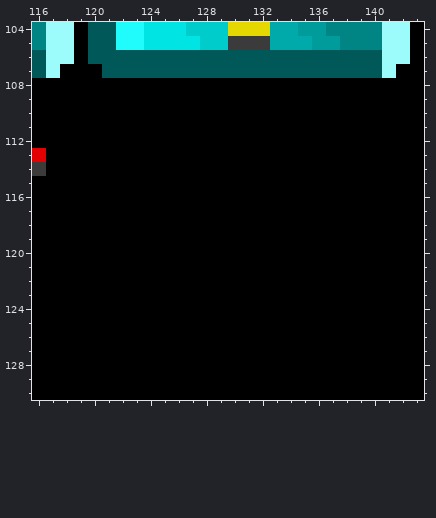
One commit to this pixel-art file: assets/IMAGE.aseprite. That is the earlier state.
320x200 pixels, 1 frame. Colours within 5 levels of each other are drawn and written as one. Shown: x 116..143, y 104..130.
Once edited:
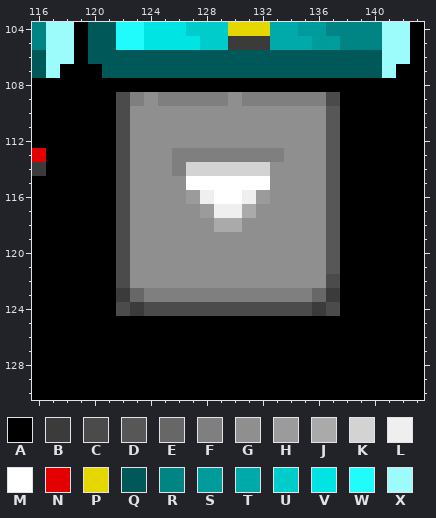
Palette (. is transparent): A #000000  B #3b3b3b  C #4b4b4b  D #575757  E #676767  F #7f7f7f  G #8f8f8f  H #9b9b9b  J #aaaaaa  K #d3d3d3  L #efefef  M #ffffff  N #e30000  P #e4d800  Q #005858  R #008484  S #009c9c  T #00aaaa  U #00cccc  V #00e4e4  W #20fcfc  X #9cfcfc
The edit:
--- layer "Sprites"
@@ x 116..143 @@
 108 AAAAAAAAAAAAAAAAAAAAAAAAAAAA
-109 AAAAAAAAAAAAAAAAAAAAAAAAAAAA
-110 AAAAAAAAAAAAAAAAAAAAAAAAAAAA
-111 AAAAAAAAAAAAAAAAAAAAAAAAAAAA
-112 AAAAAAAAAAAAAAAAAAAAAAAAAAAA
-113 NAAAAAAAAAAAAAAAAAAAAAAAAAAA
-114 BAAAAAAAAAAAAAAAAAAAAAAAAAAA
-115 AAAAAAAAAAAAAAAAAAAAAAAAAAAA
-116 AAAAAAAAAAAAAAAAAAAAAAAAAAAA
-117 AAAAAAAAAAAAAAAAAAAAAAAAAAAA
-118 AAAAAAAAAAAAAAAAAAAAAAAAAAAA
-119 AAAAAAAAAAAAAAAAAAAAAAAAAAAA
-120 AAAAAAAAAAAAAAAAAAAAAAAAAAAA
-121 AAAAAAAAAAAAAAAAAAAAAAAAAAAA
-122 AAAAAAAAAAAAAAAAAAAAAAAAAAAA
-123 AAAAAAAAAAAAAAAAAAAAAAAAAAAA
-124 AAAAAAAAAAAAAAAAAAAAAAAAAAAA
+109 AAAAAACFGFFFFFGFFFFFFCAAAAAA
+110 AAAAAACGGGGGGGGGGGGGGDAAAAAA
+111 AAAAAACGGGGGGGGGGGGGGDAAAAAA
+112 AAAAAACGGGGGGGGGGGGGGDAAAAAA
+113 NAAAAACGGGFFFFFFFFGGGDAAAAAA
+114 BAAAAACGGGFKKKKKKGGGGDAAAAAA
+115 AAAAAACGGGGMMMMMMGGGGDAAAAAA
+116 AAAAAACGGGGHLMMLHGGGGDAAAAAA
+117 AAAAAACGGGGGHLLJGGGGGDAAAAAA
+118 AAAAAACGGGGGGJJGGGGGGDAAAAAA
+119 AAAAAACGGGGGGGGGGGGGGDAAAAAA
+120 AAAAAACGGGGGGGGGGGGGGDAAAAAA
+121 AAAAAACGGGGGGGGGGGGGGDAAAAAA
+122 AAAAAACGGGGGGGGGGGGGGCAAAAAA
+123 AAAAAABEFFFFFFFFFFFFEBAAAAAA
+124 AAAAAACBCCCCCCCCCCCCBCAAAAAA
 125 AAAAAAAAAAAAAAAAAAAAAAAAAAAA
Changed places in both pictures, as pixel boxes (x1, y1, x2, y2):
changed: (116, 92, 340, 316)
